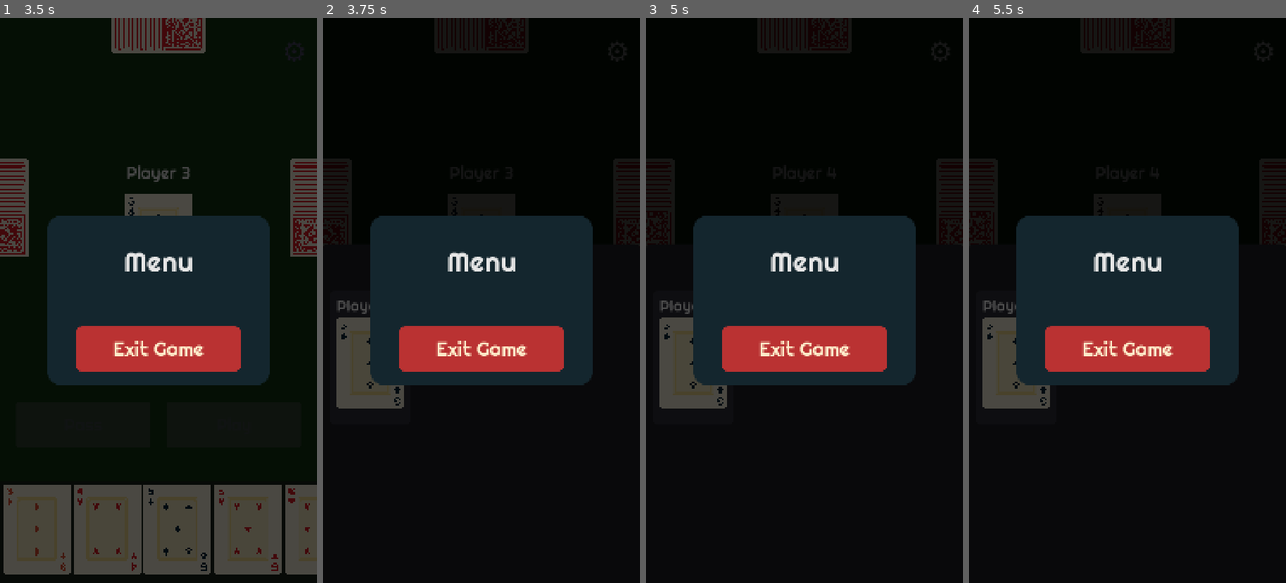
Above: before the commit, frames 1-4 (left to right).
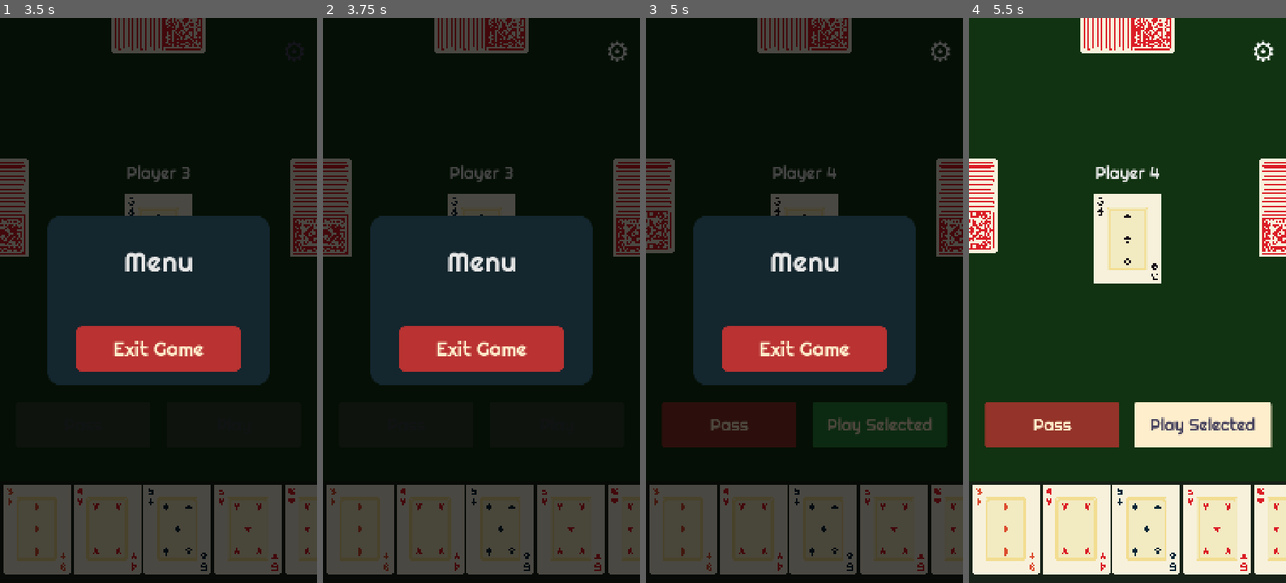
Above: after the commit, the same moments.

Repository: binhrobles/thirteen
Game: Godot game, scene res://scenes/main_menu.tscn
Two runs of this game, one before a commit and one after it. Both use one fixed random seed, a clock stepped at 60 frames per second and the inputs below.
Inputs (mouse positions are in pixels of both pictures, inside the frame that each line leads up to):
- Up to frame 1 (3.5 s): click "🎮 Local Game" at 0.5 s; click "⚙" at 1.25 s; click "⚙" at 2 s; click "⚙" at 2.75 s
- Up to frame 2 (3.75 s): drag from (481, 277) to (513, 176) at 3.52 s
- Up to frame 3 (5 s): tap Enter at 4.25 s; drag from (741, 328) to (788, 413) at 4.27 s
- Up to frame 4 (5.5 s): click "Play Selected" at 5 s

Frame 1 is identical in both runs. In frame 2, 23% of the frame differs, in the area x 0-100%, y 0-99%; in frame 3, 30%; in frame 4, 97%.

Commit message:
Use _input() override to forcefully block all click-through
Previous approach relied on gui_input signals and mouse_filter, but
clicks were still passing through in some cases.

New approach:
- Override _input() method to intercept ALL input events
- When menu is visible, call get_viewport().set_input_as_handled()
- This marks ALL input as consumed before it reaches other nodes
- Check click position to determine if we should dismiss (click outside panel)

This is a more robust solution that guarantees no input passes through
to game elements while the menu is open.

Co-Authored-By: Claude Sonnet 4.5 <noreply@anthropic.com>

Diff:
--- a/scripts/in_game_menu.gd
+++ b/scripts/in_game_menu.gd
@@ -133,6 +133,20 @@
 	vbox.add_child(exit_button)
 
 
+func _input(event: InputEvent) -> void:
+	"""Capture ALL input events when menu is visible to prevent click-through"""
+	if visible:
+		# Consume ALL input events while menu is open
+		get_viewport().set_input_as_handled()
+
+		# Check if we should dismiss the menu (clicking outside the panel)
+		if event is InputEventMouseButton and event.pressed and event.button_index == MOUSE_BUTTON_LEFT:
+			var mouse_pos = get_viewport().get_mouse_position()
+			# Check if click is outside the menu panel
+			if menu_panel and not menu_panel.get_global_rect().has_point(mouse_pos):
+				_dismiss()
+
+
 func show_menu() -> void:
 	"""Display the in-game menu"""
 	show()
